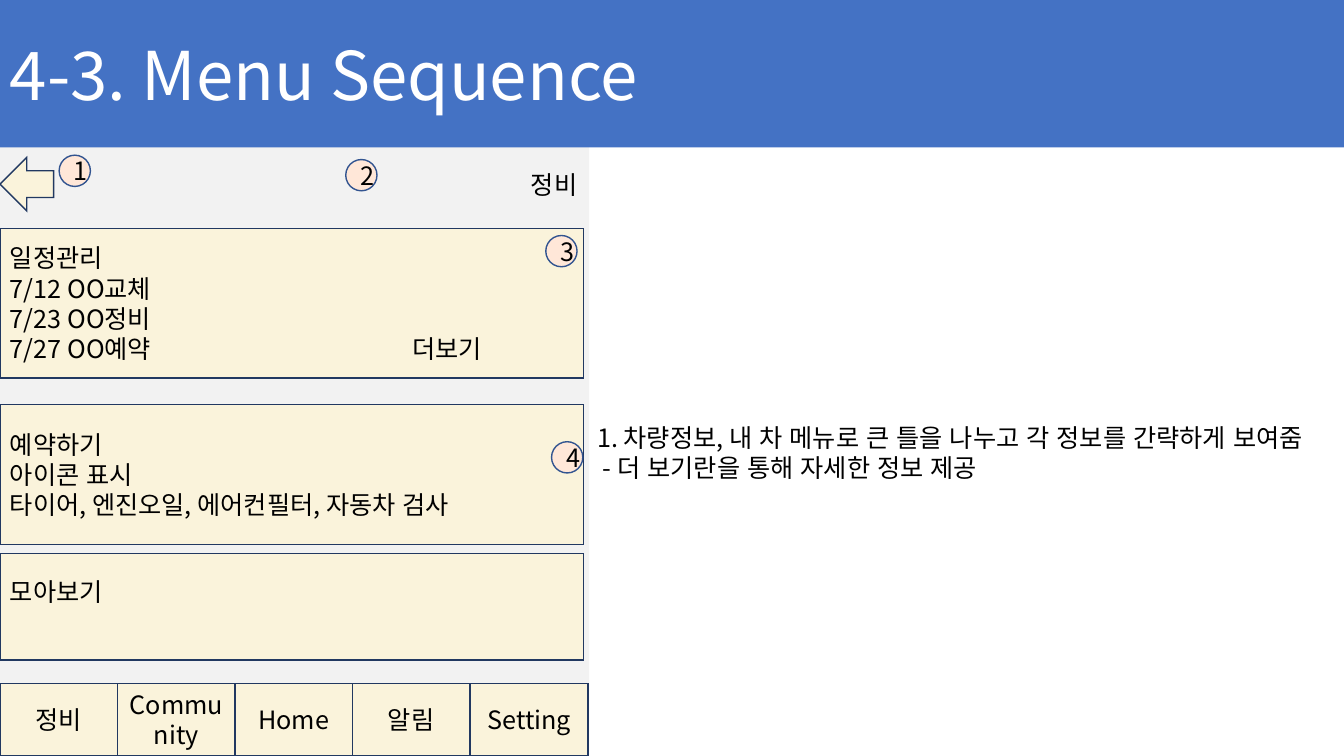
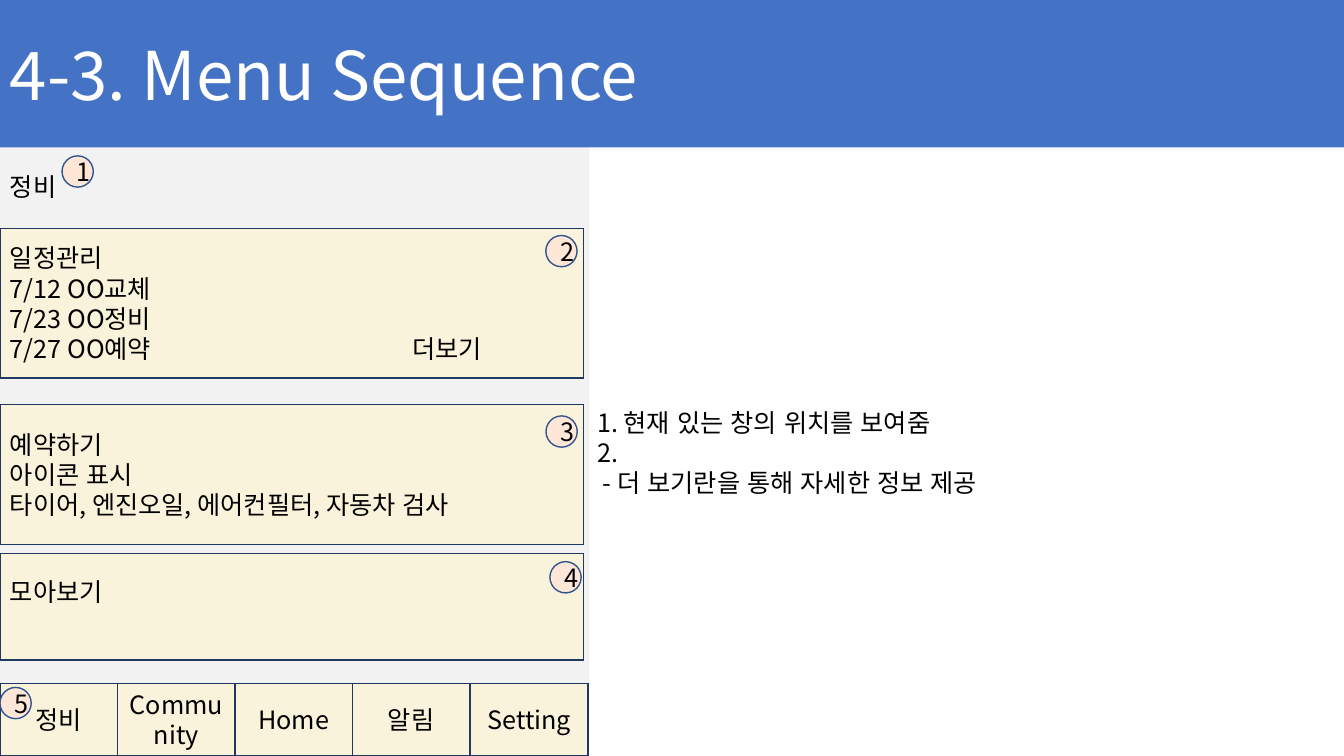
Before and after one commit to ChaeSung-Lee/DJ_InternShip, a slide deck: slide 47 of 2021_Summer/jp.hong/Project_BnC_jph.pptx. Drawn at 1344x756 pixels with LibreOffice and Linux fonts; fonts in the diff are those of the drawing. Boxes give left, top, right and bottom in pixels: in the first picture for what was removed or moved away, otherwise in the second. Text is boxed around its words. In the diff, an @@ line names an element or a change of style, - is before the commit and + after.

```diff
--- a/2021_Summer/jp.hong/Project_BnC_jph.pptx
+++ b/2021_Summer/jp.hong/Project_BnC_jph.pptx
@@ text "정비": place and size @@
-text "정비" at [531, 173, 577, 196]
+text "정비" at [10, 175, 56, 198]
@@ text "정비" at [10, 175, 56, 198]: alignment right to left @@
@@ left arrow removed at [0, 157, 53, 211] @@
@@ ellipse "1": place and size @@
-ellipse "1" at [59, 155, 91, 187]
+ellipse "1" at [63, 156, 94, 188]
@@ ellipse removed at [346, 159, 377, 191] @@
-2
@@ text in ellipse at [560, 235, 574, 267]: text changed @@
-3
+2
@@ ellipse added at [546, 416, 578, 448], fill #FFE7D8, outline #325491 1 pt, 18 pt, text #000000 @@
+3
@@ text at [597, 411, 931, 463]: text changed @@
-1. 차량정보, 내 차 메뉴로 큰 틀을 나누고 각 정보를 간략하게 보여줌
+1. 현재 있는 창의 위치를 보여줌
+2.
@@ ellipse "4": place and size @@
-ellipse "4" at [552, 442, 583, 473]
+ellipse "4" at [551, 562, 582, 593]
@@ ellipse added at [0, 688, 31, 719], fill #FFE7D8, outline #325491 1 pt, 18 pt, text #000000 @@
+5
```
Also in this commit, not shown: 9 other slides changed, 4 slides added.
